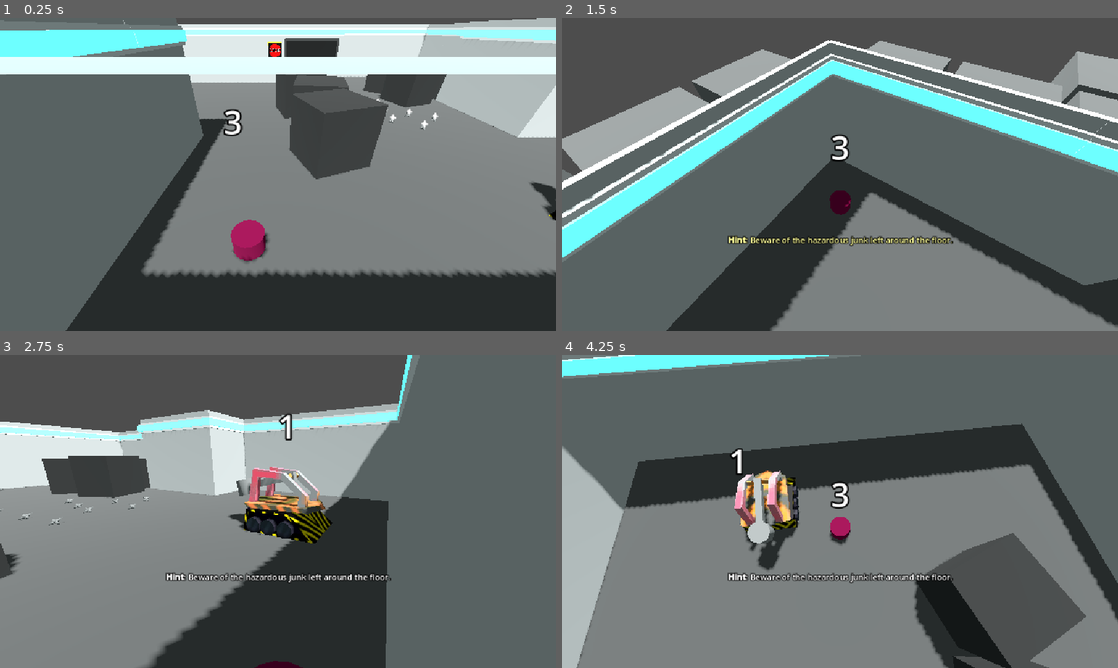
Above: before the commit, frames 1-4 (two rows, left to right).
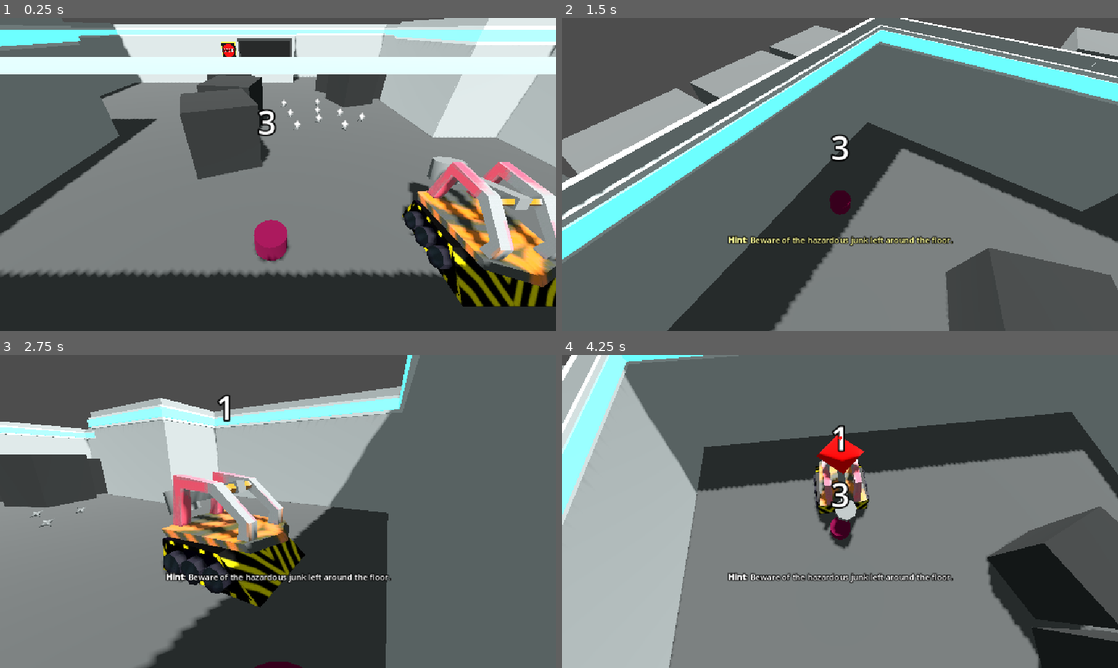
Above: after the commit, the same moments.

Repository: gheja/bot-loop
Game: Godot game, scene res://scenes/main_scene.tscn
The game is run twice, just before and just after one commit, with the same random seed, the same clock (stepped at 60 frames per second) and the same inputs.
Inputs (mouse positions are in pixels of both pictures, inside the frame that each line leads up to):
- Up to frame 1 (0.25 s): no input
- Up to frame 2 (1.5 s): move the mouse to (962, 158) at 0.52 s; hold D (move_right) 0.53-1.28 s; tap E (action_primary) at 0.6, 1.35 s; move the mouse to (728, 190) at 1.27 s; hold S (move_down) from 1.28 s (still down)
- Up to frame 3 (2.75 s): move the mouse to (333, 442) at 2.02 s; release S (move_down) at 2.03 s; hold D (move_right) from 2.03 s (still down); tap E (action_primary) at 2.1 s
- Up to frame 4 (4.25 s): move the mouse to (812, 574) at 2.77 s; release D (move_right) at 2.78 s; hold W (move_up) 2.78-3.53 s; tap E (action_primary) at 2.85, 3.6 s; move the mouse to (1006, 558) at 3.52 s; hold A (move_left) from 3.53 s (still down)

The runs differ from the first frame. In frame 1, 46% of the frame differs, in the area x 0-100%, y 0-100%; in frame 2, 29%; in frame 3, 20%; in frame 4, 41%.

Commit message:
Implemented bot selection, recording, playback, etc.

Diff:
--- a/src/autoload/bot_manager.gd
+++ b/src/autoload/bot_manager.gd
@@ -8,10 +8,36 @@
 
 var root: Node3D
 var bot_definitions = []
+var starter_bot = null
 
-func activate_bot(index: int, value: bool):
-	bot_definitions[index]["active"] = value
+func activate_bot_by_index(index: int):
+	bot_definitions[index]["active"] = true
 	(bot_definitions[index]["bot"] as ObjectPlayerCharacter).make_active()
+	(bot_definitions[index]["bot"] as ObjectPlayerCharacter).visible = true
+
+func activate_starter_bot():
+	assert(starter_bot)
+	activate_bot_by_index(get_bot_index_by_bot_object(starter_bot))
+
+func get_bot_index_by_bot_object(bot: ObjectPlayerCharacter):
+	var i = 0
+	for a in bot_definitions:
+		if a['bot'] == bot:
+			return i
+
+		i += 1
+
+	assert(false, "Could not find the bot by index?!")
+
+func swap_to_bot(current_bot: ObjectPlayerCharacter, new_bot: ObjectPlayerCharacter, destroy_current: bool):
+	# TODO: idea: continue the recording from the current position without restarting?
+
+	new_bot.reset_bot()
+	new_bot.make_active()
+
+	if destroy_current:
+		# current_bot.queue_free()
+		current_bot.visible = false
 
 func setup_bots():
 	root = Lib.get_first_node_in_group("player_object_containers")
@@ -35,12 +61,39 @@
 		var bot: ObjectPlayerCharacter = obj.find_child("PlayerCharacterBase")
 		a["bot"] = bot
 
+		bot.recording_length = marker.recording_length
+
 		root.add_child(obj)
 
-		if marker.activate_on_start:
-			activate_bot(index, true)
+		bot.reset_bot()
+
+		if marker.activate_on_start and starter_bot == null:
+			starter_bot = bot
 
 		index += 1
 
-func restart_bot(index: int):
-	return
+	activate_starter_bot()
+
+func deactivate_and_restart_bot_by_index(index: int, was_actively_controlled: bool):
+	var bot = bot_definitions[index]['bot'] as ObjectPlayerCharacter
+	var last_position = bot.global_position
+
+	if was_actively_controlled:
+		bot_definitions[index]['previous_recording'] = (bot_definitions[index]['recording'] as Array).duplicate(true)
+		bot_definitions[index]['recording'] = bot.current_recording.duplicate(true)
+
+	bot_definitions[index]["active"] = false
+
+	# NOTE: the latest recording is already stored
+	# bot_definitions[index]['bot']['current_recording'] = (bot_definitions[index]['recording'] as Array).duplicate(true)
+
+	bot.reset_bot()
+	bot.start_playback()
+
+	if was_actively_controlled:
+		starter_bot.global_position = last_position
+		activate_starter_bot()
+
+
+func deactivate_and_restart_bot(bot: ObjectPlayerCharacter, was_actively_controlled: bool):
+	deactivate_and_restart_bot_by_index(get_bot_index_by_bot_object(bot), was_actively_controlled)
--- a/src/objects/player_character_base.gd
+++ b/src/objects/player_character_base.gd
@@ -7,6 +7,7 @@
 @export var player_index = -1
 @export var has_primary_action = true
 @export var controls_help_text = "[E] [Click] Use hammer"
+@export var recording_length: float = 10.0
 
 @export_enum("hammer", "roomba", "mini") var bot_class = "hammer"
 
@@ -18,13 +19,16 @@
 @onready var moving_platform_raycast: RayCast3D = $MovingPlatformRaycast
 @onready var ghost_indicator: CSGSphere3D = $Visuals/Indicators/GhostIndicator
 @onready var selection_indicator: CSGSphere3D = $Visuals/Indicators/SelectionIndicator
+@onready var timer: Timer = $Timer
 
 @onready var effect_scene = preload("res://effects/effect_broken_down.tscn")
 
 var recording = false
+var starter_bot = false
 var recording_index = 0
 var frame_number = -1 # we will increase it right at the beginning of the physics frame handling
 var is_broken_down = false
+var break_down_effect: Node3D = null
 
 var current_recording = []
 
@@ -40,8 +44,10 @@
 
 func _ready() -> void:
 	start_position = self.global_position
+	timer.wait_time = recording_length
 
 	if bot_class == "mini":
+		starter_bot = true
 		$PlayerSelectionArea.monitoring = true
 	else:
 		$PlayerSelectionHitbox.monitorable = true
@@ -61,11 +67,33 @@
 
 	player_index_label.text = str(player_index)
 
-	recording_index = player_index - 1
+	# recording_index = player_index - 1
+
+func reset_bot():
+	recording = false
+	is_actively_controlled = false
+
+	# _physics_process() starts with adding one
+	frame_number = -1
+
+	self.global_position = start_position
+	is_broken_down = false
+
+	if break_down_effect != null and is_instance_valid(break_down_effect):
+		break_down_effect.queue_free()
+
+	timer.stop()
+
+	if not starter_bot:
+		timer.start()
 
 func make_active():
 	recording = true
 	is_actively_controlled = true
+
+	# if we wanted to continue recording we might just need to trim the extra frames?
+	# start a new recording
+	current_recording = []
 
 	# a good starting angle
 	camera_pivot.rotation.x = -0.6
@@ -112,12 +140,6 @@
 		lower_body.rotation.y = lerp(lower_body.rotation.y, target_rotation, 0.15)
 
 func _physics_process(delta: float) -> void:
-	if not GameState.controls_locked:
-		return
-
-	if not GameState.state == GameState.STATE_RUNNING:
-		return
-
 	frame_number += 1
 
 	if recording:
@@ -131,13 +153,14 @@
 		inputs.jump_pressed = false
 		inputs.upper_body_rotation = lerp(upper_body.rotation.y, camera_pivot.rotation.y + PI, 0.15)
 
-		current_recording.append(inputs.duplicate())
+		if not starter_bot:
+			current_recording.append(inputs.duplicate())
 	else:
-		if GameState.player_recordings[recording_index].size() <= frame_number:
+		if current_recording.size() <= frame_number:
 			# print("No recording for frame, skipping physics frame")
 			return
 
-		inputs = GameState.player_recordings[recording_index][frame_number]
+		inputs = current_recording[frame_number]
 
 	# we need to handle breakdown even when playing back a recording
 	# TODO: should we just stop all processing here? probably... let's see
@@ -181,7 +204,8 @@
 
 func break_down():
 	AudioManager.play_sound(1)
-	self.add_child(effect_scene.instantiate())
+	break_down_effect = effect_scene.instantiate()
+	self.add_child(break_down_effect)
 	is_broken_down = true
 
 func _on_hit_box_area_entered(area: Area3D) -> void:
@@ -215,20 +239,22 @@
 		highlighted_character.set_highlight(false)
 		highlighted_character = null
 
-func reset_bot():
-	self.global_position = start_position
+func start_playback():
+	pass
 
 func reset_and_activate():
 	reset_bot()
 	make_active()
 
 func swap_player_for(obj: ObjectPlayerCharacter):
-	print(obj)
 	obj.reset_and_activate()
-	self.queue_free()
 
 func bot_class_mini_action():
 	if not highlighted_character:
 		return
 
-	swap_player_for(highlighted_character)
+	BotManager.swap_to_bot(self, highlighted_character, true)
+	# swap_player_for(highlighted_character)
+
+func _on_timer_timeout() -> void:
+	BotManager.deactivate_and_restart_bot(self, is_actively_controlled)
--- a/src/objects/player_character_base.tscn
+++ b/src/objects/player_character_base.tscn
@@ -115,6 +115,10 @@
 [node name="CollisionShape3D" type="CollisionShape3D" parent="PlayerSelectionArea"]
 shape = SubResource("SphereShape3D_5jmjx")
 
+[node name="Timer" type="Timer" parent="."]
+one_shot = true
+
 [connection signal="area_entered" from="HitBox" to="." method="_on_hit_box_area_entered"]
 [connection signal="area_entered" from="PlayerSelectionArea" to="." method="_on_player_selection_area_area_entered"]
 [connection signal="area_exited" from="PlayerSelectionArea" to="." method="_on_player_selection_area_area_exited"]
+[connection signal="timeout" from="Timer" to="." method="_on_timer_timeout"]
--- a/src/scenes/bot_starting_marker.gd
+++ b/src/scenes/bot_starting_marker.gd
@@ -4,3 +4,4 @@
 @export var bot_index: int = -1
 @export_enum("hammer", "roomba", "mini") var bot_class = "hammer"
 @export var activate_on_start: bool = false
+@export var recording_length: float = 10.0
--- a/src/scenes/bot_starting_marker.tscn
+++ b/src/scenes/bot_starting_marker.tscn
@@ -4,3 +4,4 @@
 
 [node name="BotStartingMarker" type="Marker3D" groups=["bot_starting_markers"]]
 script = ExtResource("1_ag7hw")
+recording_length = 3.0
--- a/src/scenes/level_1b.tscn
+++ b/src/scenes/level_1b.tscn
@@ -166,15 +166,16 @@
 [node name="ObjectWallCorner" parent="LevelBase/LevelObjectContainer" index="48" instance=ExtResource("3_w04p7")]
 transform = Transform3D(0.998213, 0, 0, 0, 0.998213, 0, 0, 0, 0.998213, 0, 0, -7.9857)
 
-[node name="BotStartingMarker" parent="LevelBase/PlayerObjectContainer" index="0" instance=ExtResource("9_ny4ll")]
-transform = Transform3D(1, 0, 0, 0, 1, 0, 0, 0, 1, 2.99464, 0, 4.99107)
-bot_index = 1
-
-[node name="BotStartingMarker2" parent="LevelBase/PlayerObjectContainer" index="1" instance=ExtResource("9_ny4ll")]
-transform = Transform3D(1, 0, 0, 0, 1, 0, 0, 0, 1, -2.99464, 0, 4.99106)
+[node name="BotStartingMarker2" parent="LevelBase/PlayerObjectContainer" index="0" instance=ExtResource("9_ny4ll")]
+transform = Transform3D(1, 0, 0, 0, 1, 0, 0, 0, 1, -1.42796e-06, 0, 4.99106)
 bot_index = 3
 bot_class = "mini"
 activate_on_start = true
+
+[node name="BotStartingMarker" parent="LevelBase/PlayerObjectContainer" index="1" instance=ExtResource("9_ny4ll")]
+transform = Transform3D(1, 0, 0, 0, 1, 0, 0, 0, 1, 2.99464, 0, 4.99107)
+bot_index = 1
+recording_length = 10.0
 
 [node name="LevelCamera3D" parent="LevelBase" index="2"]
 transform = Transform3D(0.998213, 0, 0, 0, 0.705843, 0.705843, 0, -0.705843, 0.705843, 1.855, 4.382, 6.733)
